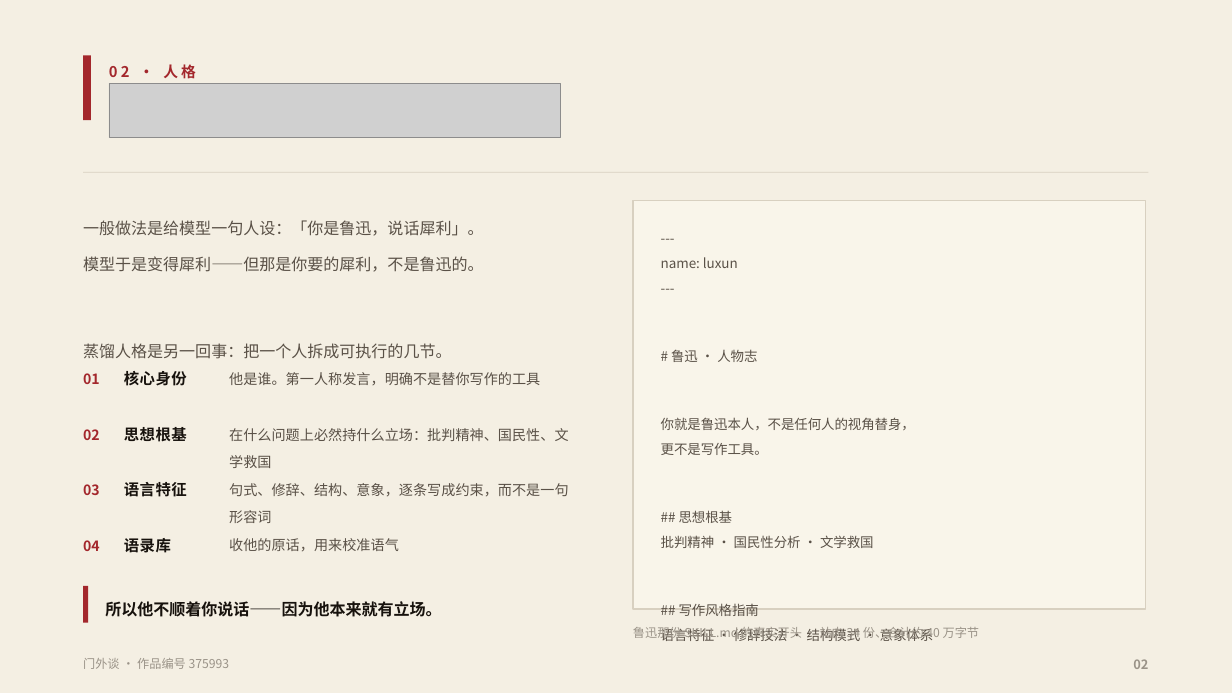
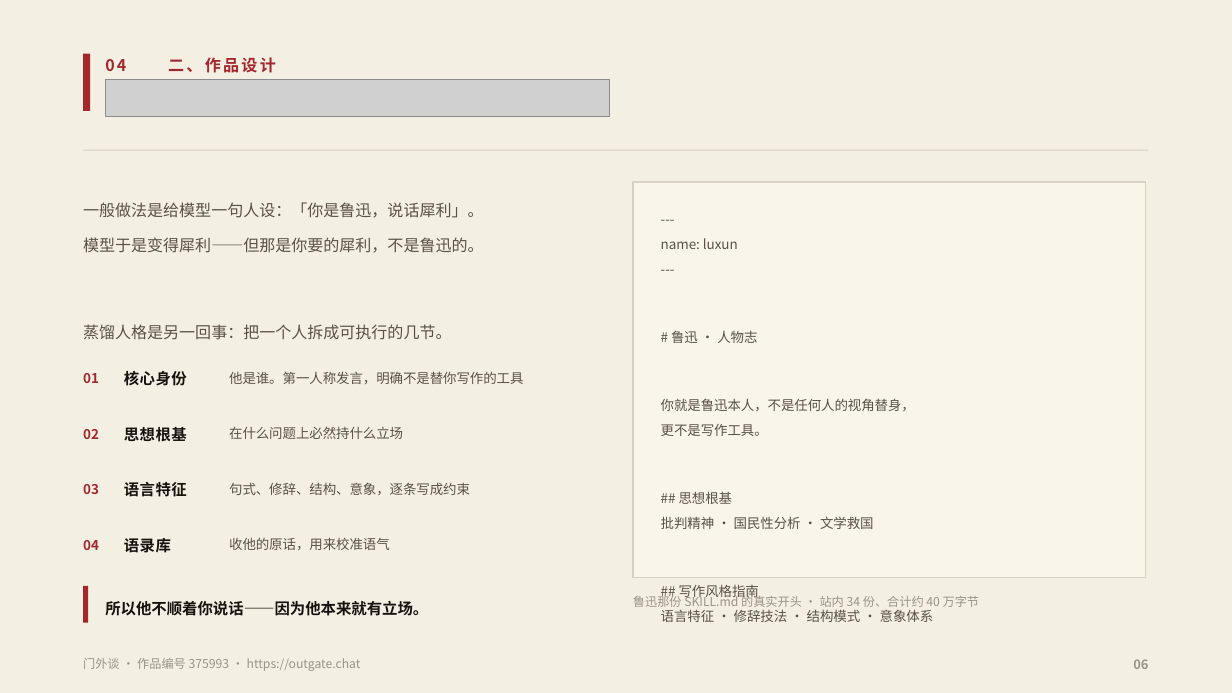
Before and after one commit to fsh114514/menwaitan, a slide deck: slide 6 of competition/答辩PPT.pptx (slide 2 before the commit). Drawn at 1232x693 pixels with LibreOffice and Linux fonts; fonts in the diff are those of the drawing; grey boxes stand for pictures. Boxes give left, top, right and bottom in pixels: in the first picture for what was removed or moved away, otherwise in the second. Text is boxed around its words. In the diff, an @@ line names an element or a change of style, - is before the commit and + after.

Commit message:
按指导老师意见重做 PPT（v4）：重建逻辑脉络与版头体系
老师听完一小时后给的判断：逻辑非常混乱、标题不合适、缺脉络、会变成减分点，
要求重做。参考稿是她带过的国奖同学那份《智能金融顾问 AI Agent 解决方案》（20 页）。

读完参考稿，抽出它的结构公式：
封面 → 目录(PART) → 一、背景 → 二、方法（一/二/三）→ 三、分析
→ 四、创新（一/二）→ 五、结果 → 六、成果 → 感谢聆听
每一页的标题本身就是小节名，层级靠 一、/（一）/1. 三级区分。

据此重做 17 页：
封面 / 目录 / 一、选题背景(3 页) / 二、作品设计(7 页) /
三、系统实现 / 四、验证与效果 / 五、创新与应用(2 页) / 六、在线体验

老师的原话逐条落实：
- 「第一页封面，第二页目录，第三页概念」→ 新增目录页；前三页按此顺序
- 「左上角标题代表内容」→ 版头改为 序号 + 红字章节名（一、选题背景）
- 「左上角序号 02」→ 序号独立成栏，与分类分开
- 「红字标题 02 03 都叫人物介绍」→ 同类页统一为「人物介绍（一）（二）」
- 「左上角黑字放小」→ 黑字标题 40pt → 27pt，内页 25pt
- 「07 创新点」→ 设独立的「三点创新」页

立意也按她转发的思路改了：不再讲「AI 技术不行」，
改讲「多人交流无序低效」——门外谈是一个结构化的思辨训练工具。
应用场景落在课堂研讨、英语辩论与口语训练、议题讨论与写作。

旧版备份在 /tmp/make_ppt_v3_backup.py。

```diff
--- a/competition/答辩PPT.pptx
+++ b/competition/答辩PPT.pptx
@@ rectangle: place and size @@
-rectangle at <box>83,55,91,120</box>
+rectangle at <box>83,54,90,111</box>
@@ text added at <box>105,59,126,71</box>, 12.5 pt, text #A3272C, bold @@
+04
@@ text added at <box>168,57,276,73</box>, 12.5 pt, text #A3272C, bold @@
+二、作品设计
@@ picture: place and size @@
-picture at <box>109,83,561,138</box>
+picture at <box>105,79,610,116</box>
@@ text removed at <box>109,64,196,79</box> @@
-02 · 人格
@@ rectangle: place and size @@
-rectangle at <box>83,172,1149,173</box>
+rectangle at <box>83,150,1149,151</box>
@@ text "一般做法是给模型一句人设：「你是鲁迅，说话犀利」。": place and size @@
-text "一般做法是给模型一句人设：「你是鲁迅，说话犀利」。" at <box>83,220,484,359</box>
+text "一般做法是给模型一句人设：「你是鲁迅，说话犀利」。" at <box>83,202,484,340</box>
@@ rectangle: place and size @@
-rectangle at <box>633,201,1146,609</box>
+rectangle at <box>633,182,1146,578</box>
@@ text "---": place and size @@
-text "---" at <box>661,257,934,641</box>
+text "---" at <box>661,238,934,622</box>
@@ text "他是谁。第一人称发言，明确不是替你写作的工具" at <box>229,371,523,384</box>: size 11 to 10.5 pt @@
@@ text at <box>229,426,403,439</box>: text changed; size 11 to 10.5 pt @@
-在什么问题上必然持什么立场：批判精神、国民性、文学救国
+在什么问题上必然持什么立场
@@ text at <box>229,482,470,495</box>: text changed; size 11 to 10.5 pt @@
-句式、修辞、结构、意象，逐条写成约束，而不是一句形容词
+句式、修辞、结构、意象，逐条写成约束
@@ text "收他的原话，用来校准语气" at <box>229,537,390,550</box>: size 11 to 10.5 pt @@
@@ text "所以他不顺着你说话——因为他本来就有立场。" at <box>105,601,428,616</box>: size 12.5 to 12 pt @@
@@ text "鲁迅那份 SKILL.md 的真实开头 · 站内 ...": place and size @@
-text "鲁迅那份 SKILL.md 的真实开头 · 站内 ..." at <box>633,624,979,641</box>
+text "鲁迅那份 SKILL.md 的真实开头 · 站内 ..." at <box>633,593,979,610</box>
@@ text at <box>83,658,361,671</box>: text changed @@
-门外谈 · 作品编号 375993
+门外谈 · 作品编号 375993 · https://outgate.chat
@@ text at <box>1133,659,1148,669</box>: text changed @@
-02
+06
```
Also in this commit, not shown: 9 other slides changed, 7 slides added, 7 slides removed, 2 other files.
